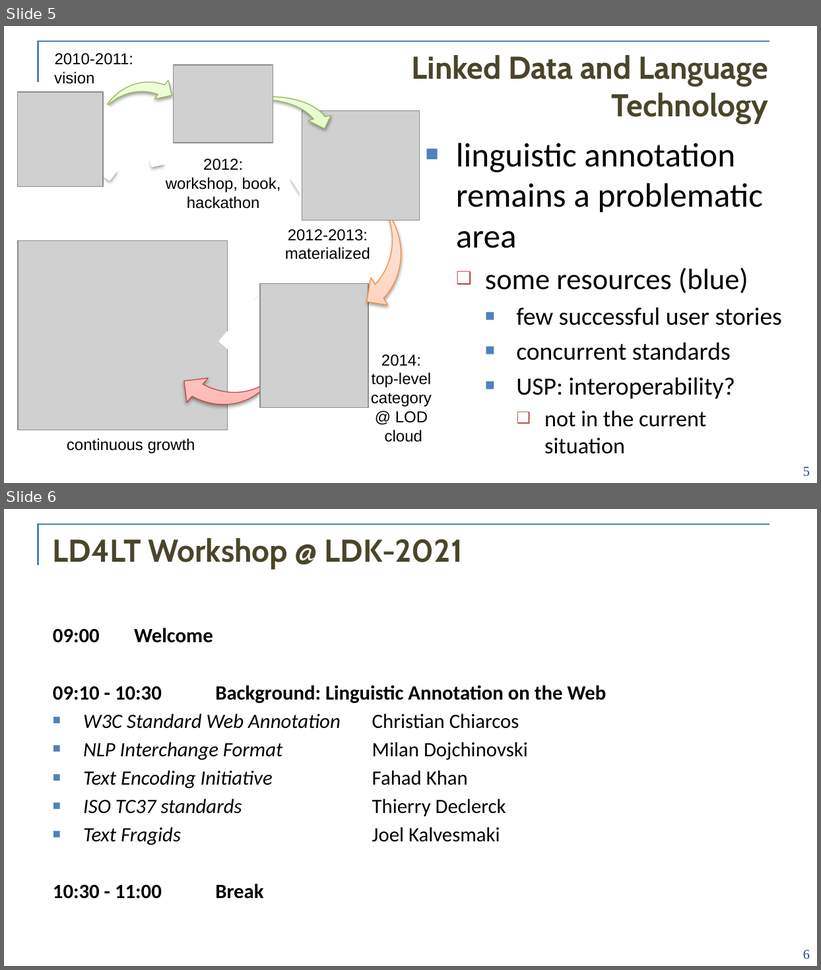
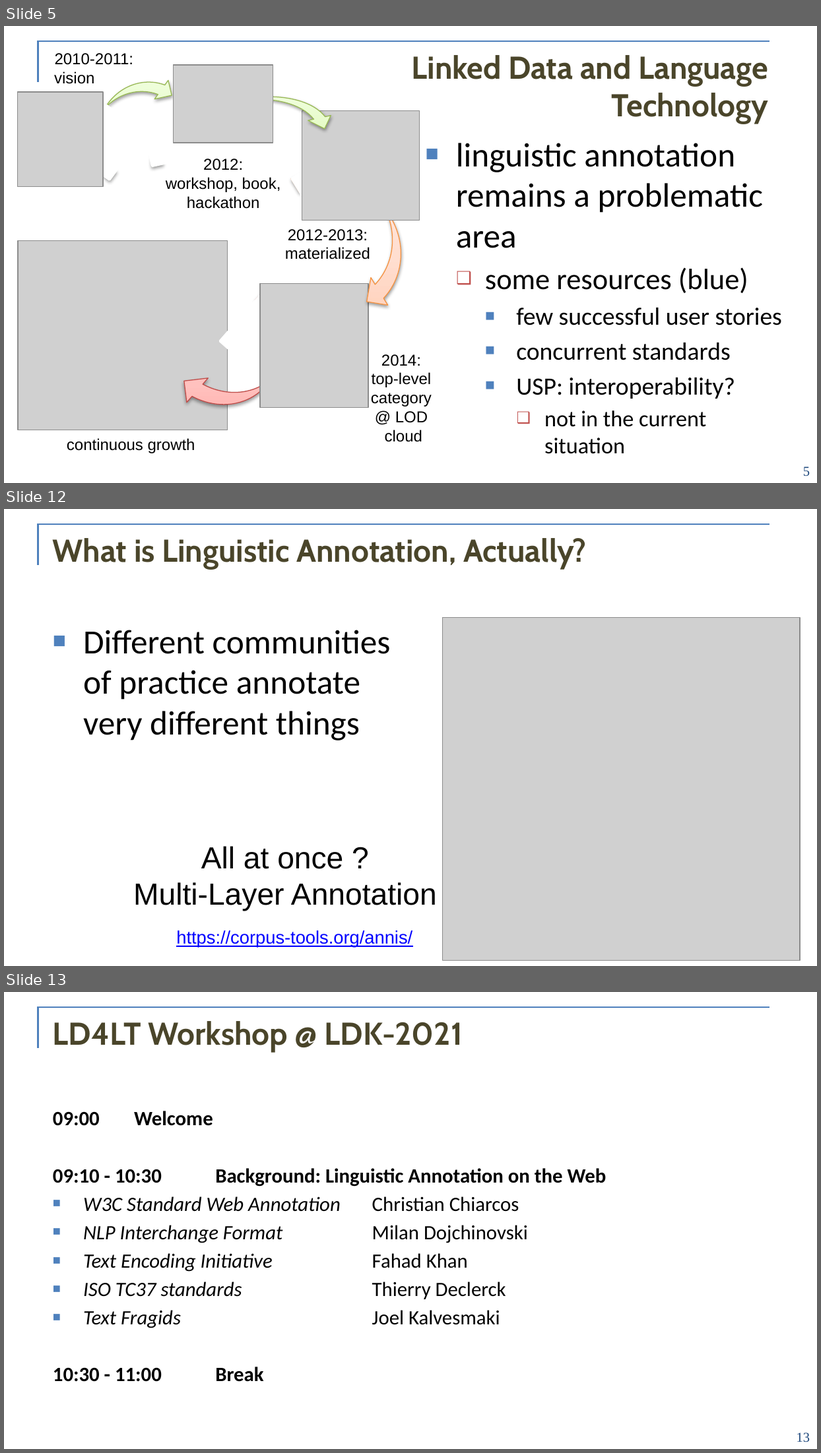
Before and after one commit to ld4lt/linguistic-annotation, a slide deck: doc/meetings/ldk-2021/0-welcome.pptx. Shown one above the other, each under a label of ours: slides 5 and 6 before the commit, slides 5, 12 and 13 after it; the slides between them are not shown. The pictures are 821x970 and 821x1453 pixels, drawn with LibreOffice and Linux fonts; fonts in the diff are those of the drawing; grey boxes stand for pictures; background and template pictures are left out. Boxes give left, top, right and bottom in pixels: in the first picture for what was removed or moved away, otherwise in the second. Text is boxed around its words. In the diff, an @@ line names an element or a change of style, - is before the commit and + after.

```diff
--- a/doc/meetings/ldk-2021/0-welcome.pptx
+++ b/doc/meetings/ldk-2021/0-welcome.pptx
@@ slide 12 added at (x1=4, y1=509, x2=817, y2=966), background #FFFFFF; not listed: 2 template elements that a slide beside it also shows @@
@@ title added at (x1=53, y1=538, x2=587, y2=569), 28 pt, text #4A452A, bold @@
+What is Linguistic Annotation, Actually?
@@ picture added at (x1=442, y1=618, x2=800, y2=961) @@
@@ text added at (x1=83, y1=630, x2=391, y2=741), 30 pt, text #000000 @@
+■ Different communities of practice annotate very different things
@@ text added at (x1=133, y1=846, x2=437, y2=912), 27 pt, text #000000 @@
+All at once ?
+Multi-Layer Annotation
@@ text added at (x1=176, y1=931, x2=413, y2=948), 16 pt, text #0000FF, underline @@
+https://corpus-tools.org/annis/
@@ what was slide 6 is now slide 13 @@
@@ page number at (x1=797, y1=1433, x2=810, y2=1443): text changed @@
-6
+13
```
Also in this commit, not shown: 5 slides changed, 6 other slides added, 1 other file.
